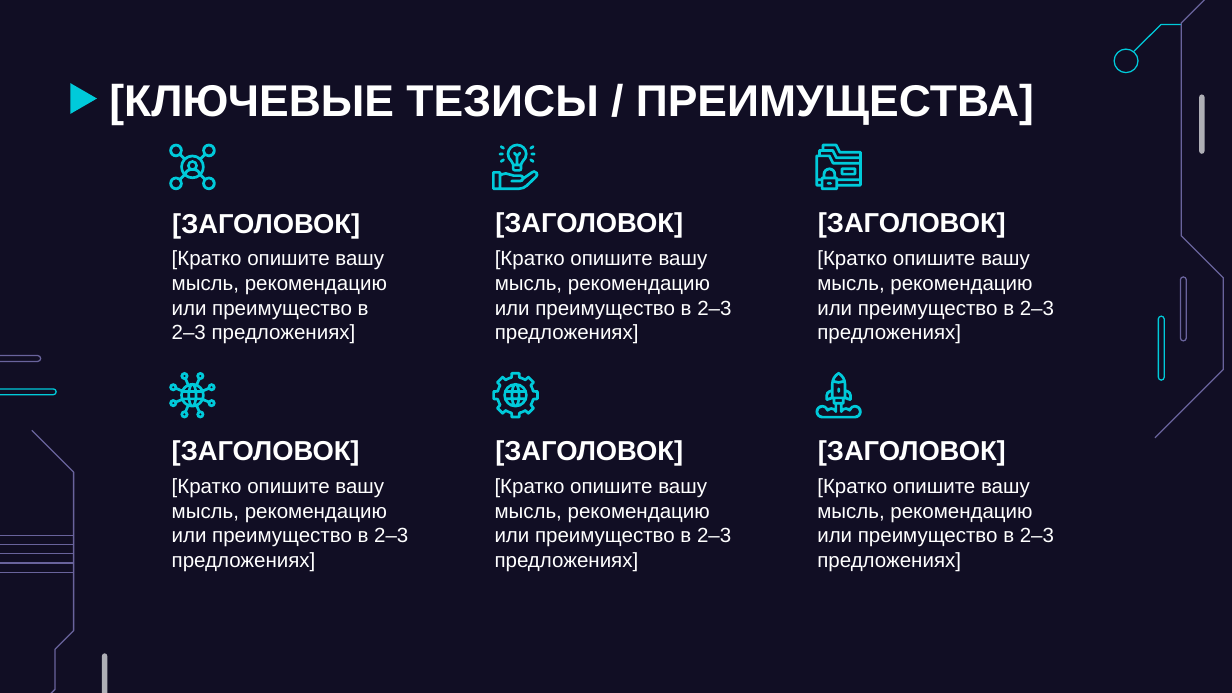
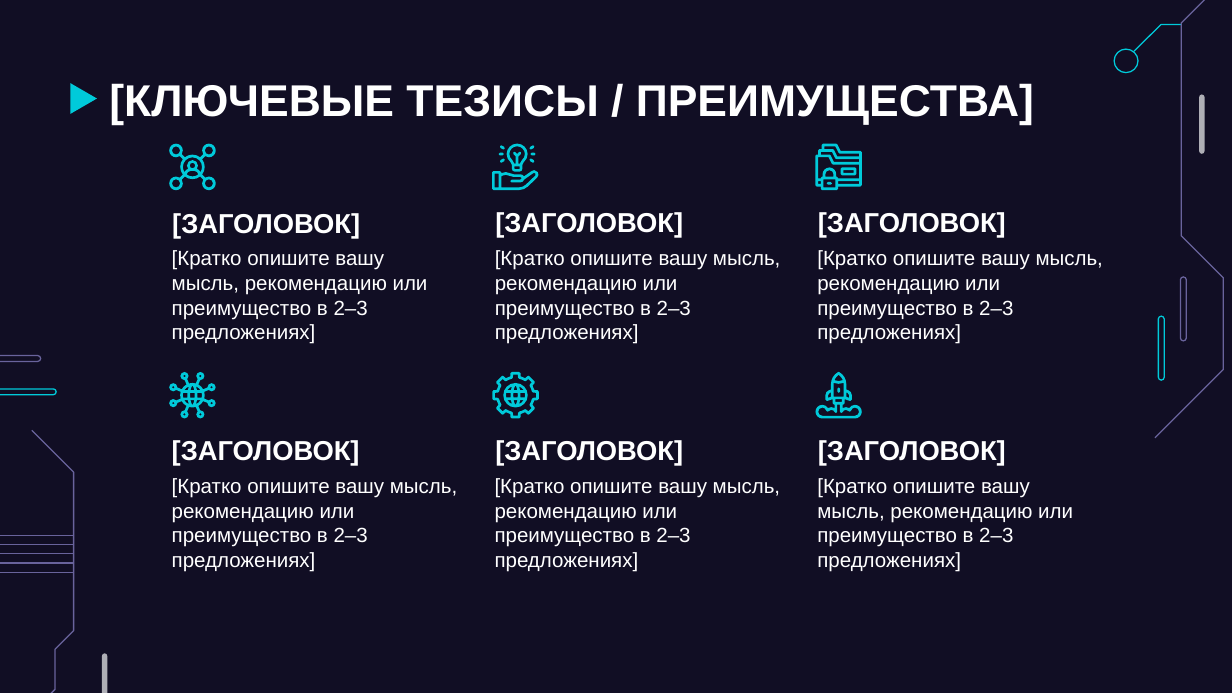
Before and after one commit to YazevStas/Presentation-Library, a slide deck: slide 1 of slides/slide_06.pptx. Drawn at 1232x693 pixels with LibreOffice and Linux fonts; fonts in the diff are those of the drawing. Boxes give left, top, right and bottom in pixels: in the first picture for what was removed or moved away, otherwise in the second. Text is boxed around its words. In the diff, an @@ line names an element or a change of style, - is before the commit and + after.

```diff
--- a/slides/slide_06.pptx
+++ b/slides/slide_06.pptx
@@ subtitle "[Кратко опишите вашу мысль, рекомендацию ..." rewrapped from (172,250,387,344) to (172,250,428,344) @@
@@ subtitle "[Кратко опишите вашу мысль, рекомендацию ..." rewrapped from (495,250,731,344) to (495,250,780,344) @@
@@ subtitle "[Кратко опишите вашу мысль, рекомендацию ..." rewrapped from (817,250,1054,344) to (817,250,1103,344) @@
@@ subtitle "[Кратко опишите вашу мысль, рекомендацию ..." rewrapped from (172,478,408,572) to (172,478,457,572) @@
@@ subtitle "[Кратко опишите вашу мысль, рекомендацию ..." rewrapped from (495,478,731,572) to (495,478,780,572) @@
@@ subtitle "[Кратко опишите вашу мысль, рекомендацию ..." rewrapped from (817,478,1054,572) to (817,478,1073,572) @@
```
Also in this commit, not shown: 3 other files.
